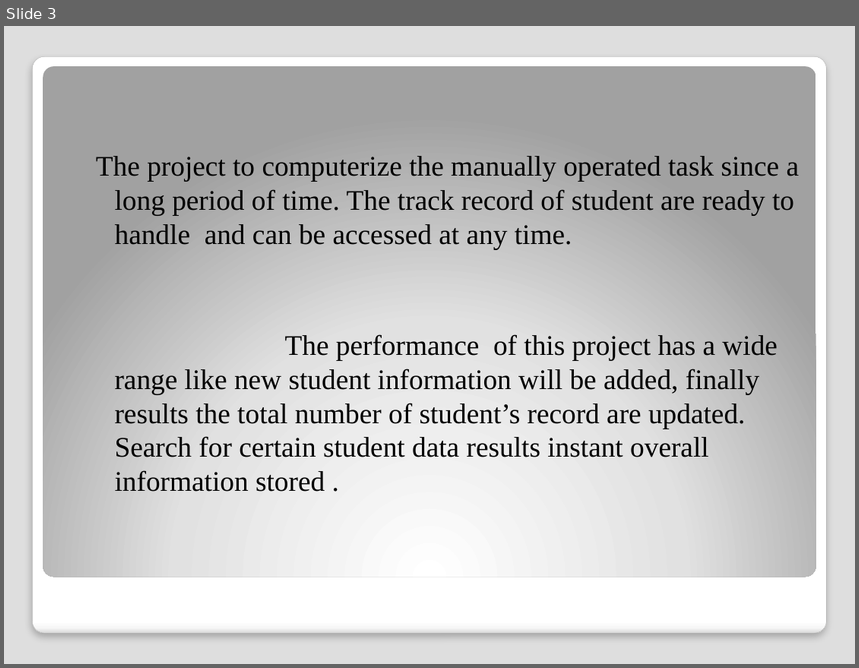
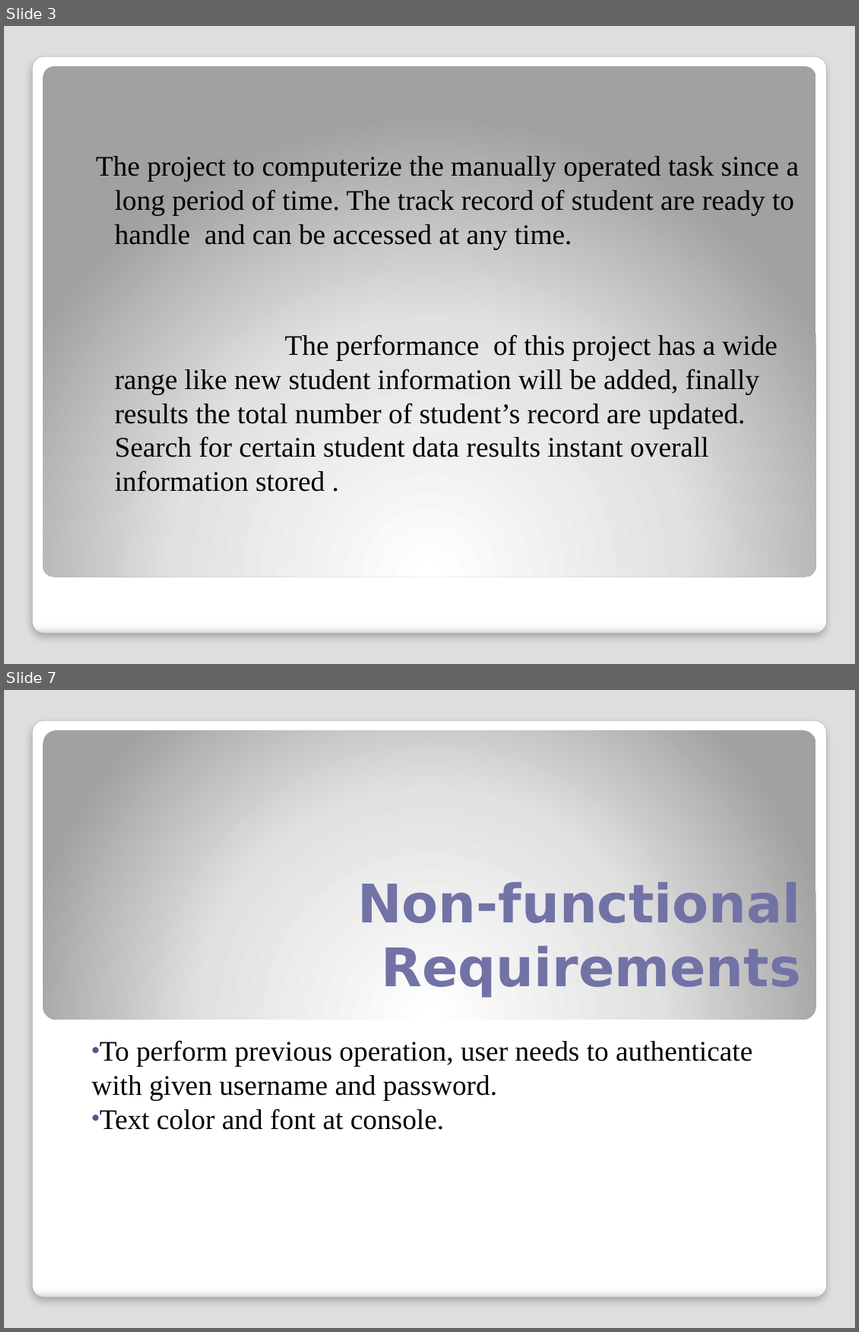
Before and after one commit to SudipKumarSah-0934/SPL-1, a slide deck: presentation.pptx. Shown one above the other, each under a label of ours: slide 3 before the commit, slides 3 and 7 after it; the slides between them are not shown. The pictures are 859x668 and 859x1332 pixels, drawn with LibreOffice and Linux fonts; fonts in the diff are those of the drawing. Boxes give left, top, right and bottom in pixels: in the first picture for what was removed or moved away, otherwise in the second. Text is boxed around its words. In the diff, an @@ line names an element or a change of style, - is before the commit and + after.

```diff
--- a/presentation.pptx
+++ b/presentation.pptx
@@ slide 7 added at (4, 690, 855, 1328), background #DEDEDE; not listed: 1 template element that a slide beside it also shows @@
@@ rounded rectangle added at (44, 730, 816, 1019), fill gradient #FFFFFF to #E1E1E1 to #A2A2A2 @@
@@ title added at (357, 880, 800, 998), 45 pt, text #7273A7, bold @@
+Non-functional Requirements
@@ subtitle added at (91, 1040, 753, 1130), 24 pt, text #000000 @@
+• To perform previous operation, user needs to authenticate with given username and password.
+• Text color and font at console.
```
Also in this commit, not shown: 2 other slides changed, 5 other slides added, 1 slide removed.
